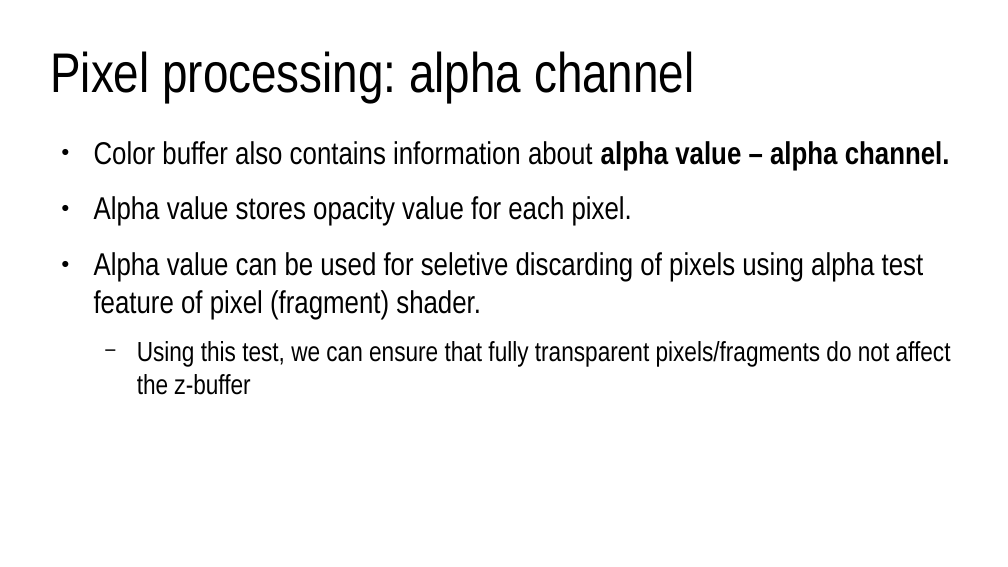
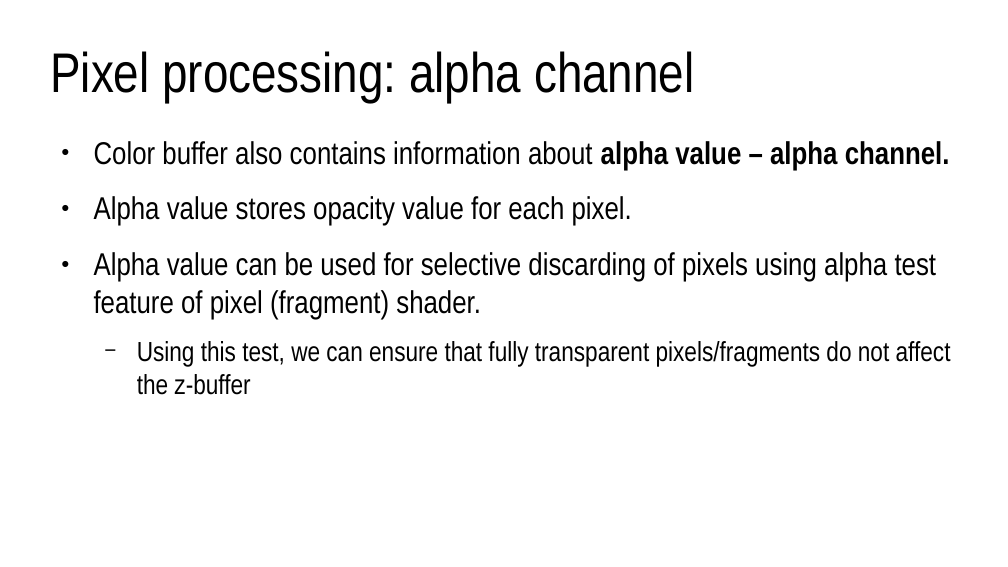
Before and after one commit to lorentzo/IntroductionToComputerGraphics, a slide deck: slide 43 of lectures/4_foundations_rendering/4_3_rasterization.odp (slide 36 before the commit). Drawn at 1008x567 pixels with LibreOffice and Linux fonts; fonts in the diff are those of the drawing. Boxes give left, top, right and bottom in pixels: in the first picture for what was removed or moved away, otherwise in the second. Text is boxed around its words. In the diff, an @@ line names an element or a change of style, - is before the commit and + after.

```diff
--- a/lectures/4_foundations_rendering/4_3_rasterization.odp
+++ b/lectures/4_foundations_rendering/4_3_rasterization.odp
@@ text at (x1=94, y1=252, x2=937, y2=320): text changed @@
-● Alpha value can be used for seletive discarding of pixels using alpha test feature of pixel (fragment) shader.
+● Alpha value can be used for selective discarding of pixels using alpha test feature of pixel (fragment) shader.
```
Also in this commit, not shown: 12 other slides changed, 10 slides added, 1 slide removed, 1 other file.
